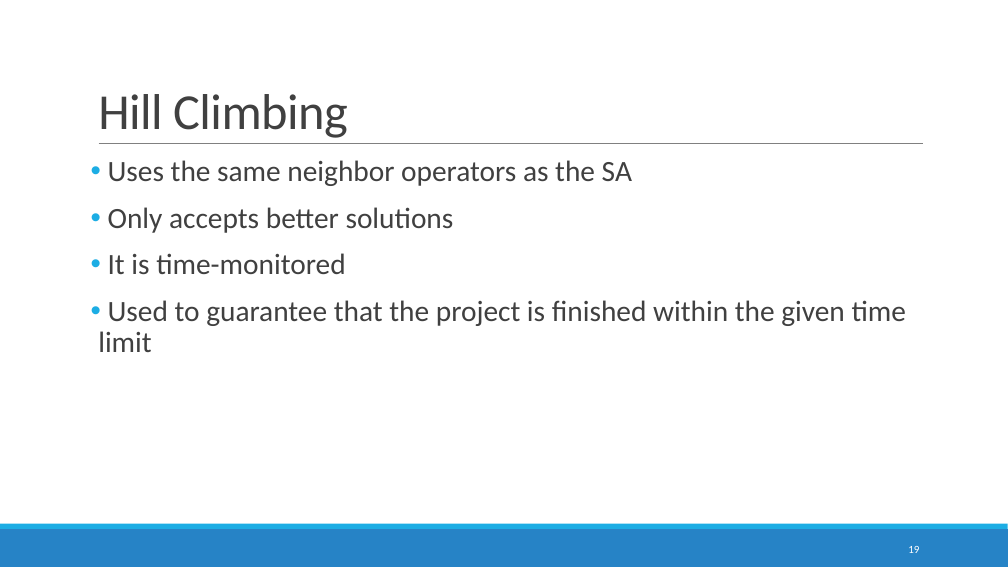
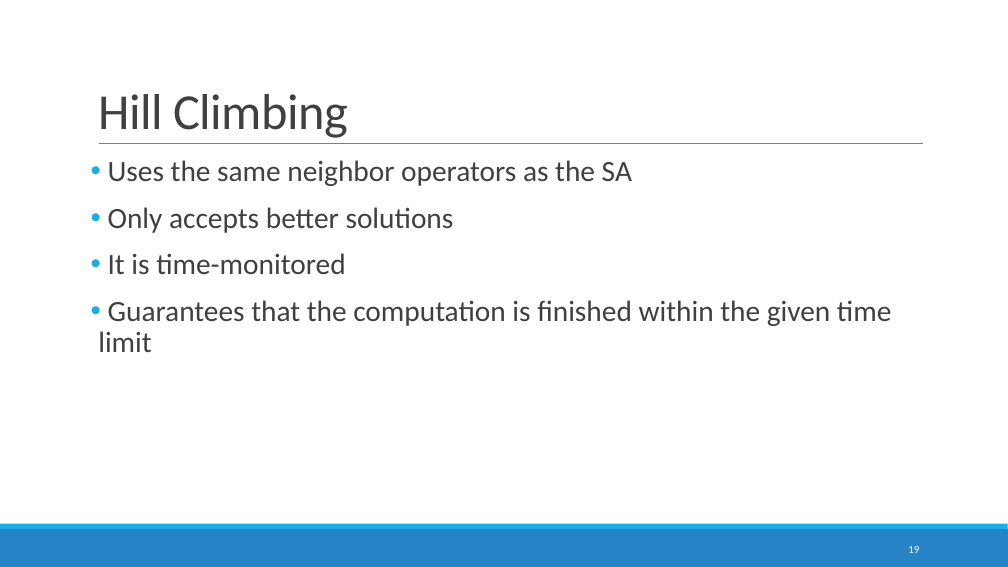
Before and after one commit to devilsdante/isel-examtimetabling-2014-2015, a slide deck: slide 19 of doc/Apresentação Oral/Examination Timetabling Automation using Hybrid Meta-heuristics.pptx. Drawn at 1008x567 pixels with LibreOffice and Linux fonts; fonts in the diff are those of the drawing. Boxes give left, top, right and bottom in pixels: in the first picture for what was removed or moved away, otherwise in the second. Text is boxed around its words. In the diff, an @@ line names an element or a change of style, - is before the commit and + after.

```diff
--- a/doc/Apresentação Oral/Examination Timetabling Automation using Hybrid Meta-heuristics.pptx
+++ b/doc/Apresentação Oral/Examination Timetabling Automation using Hybrid Meta-heuristics.pptx
@@ text at (x1=98, y1=300, x2=891, y2=352): text changed @@
-• Used to guarantee that the project is finished within the given time limit
+• Guarantees that the computation is finished within the given time limit
```
Also in this commit, not shown: 13 other slides changed.
